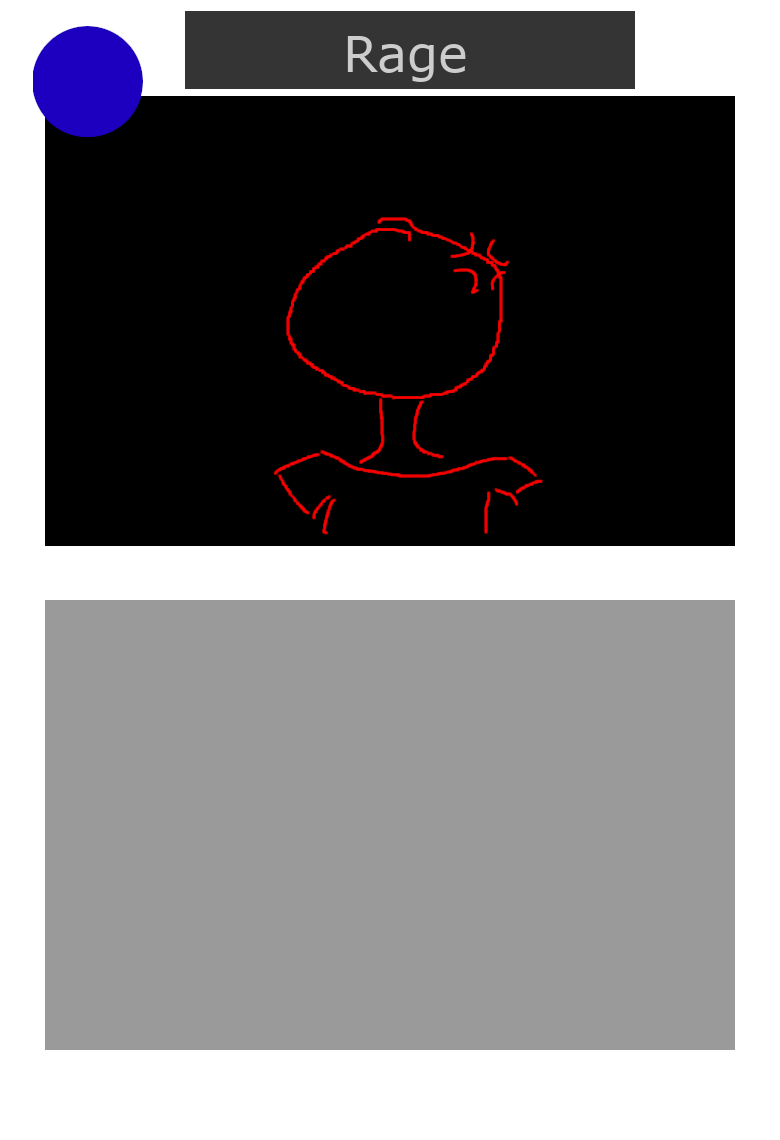
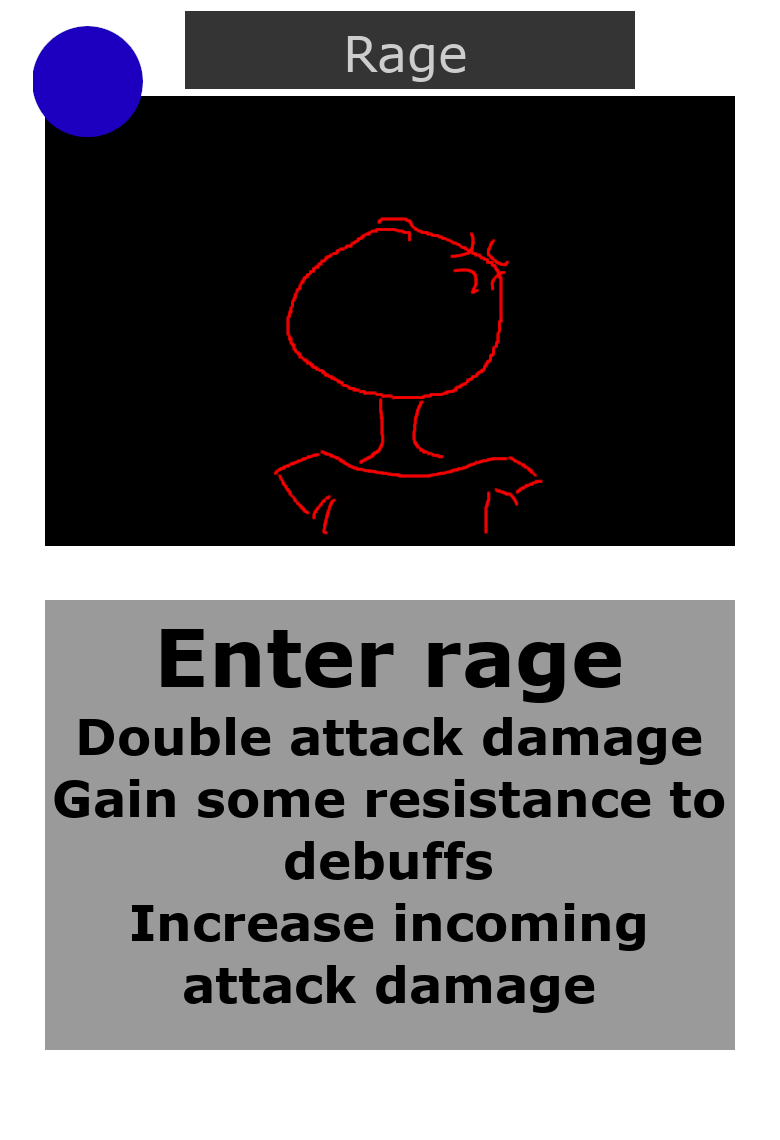
Comparing the layer stacks of the two 780x1140 images. Changes:
added layer "Enter rage ..." above "CardDrawing" over [54, 629, 725, 1013]
